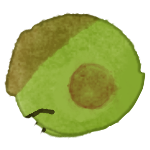
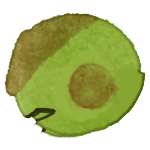
Layer changes from the first 150 × 150 image to the second:
added layer "Head_OpenMouthSmall" above "Head_OpenMouth" over [4, 12, 146, 138]
added layer "Head_OpenMouth" above "Head_Sad" over [4, 12, 146, 137]
